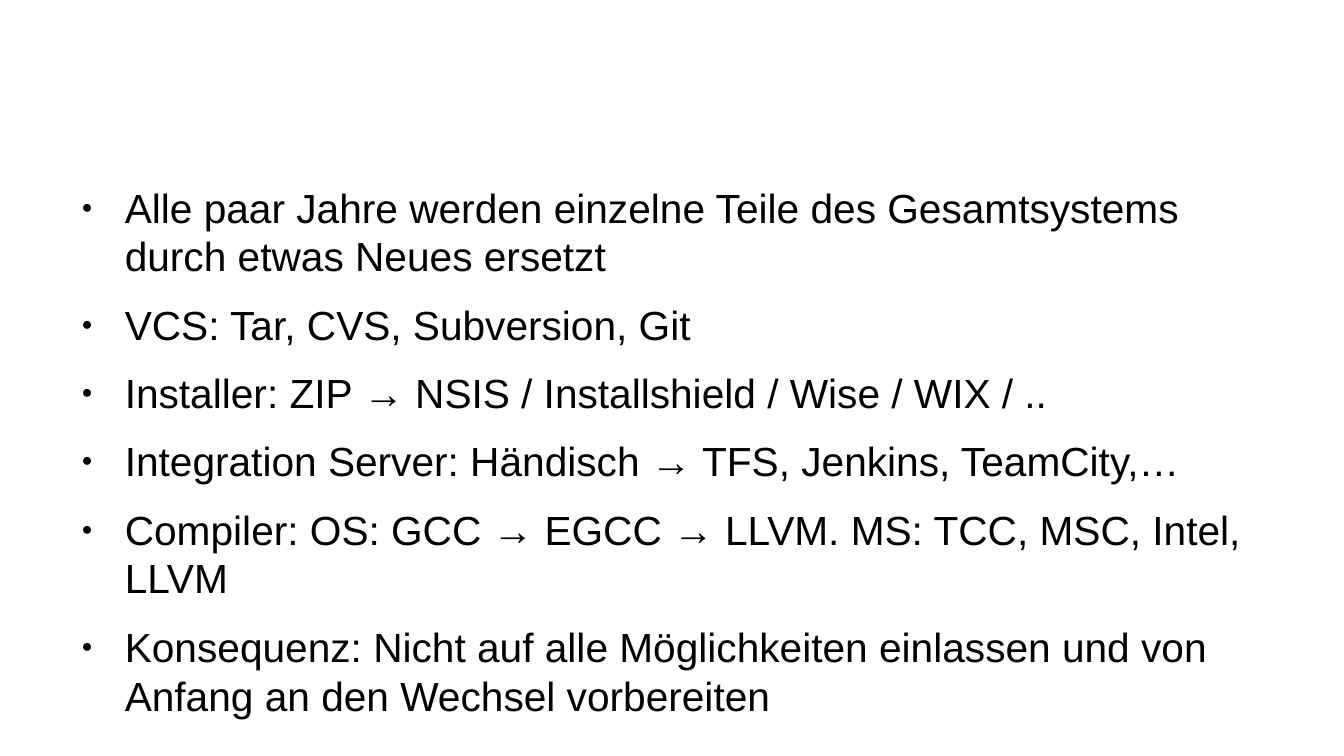
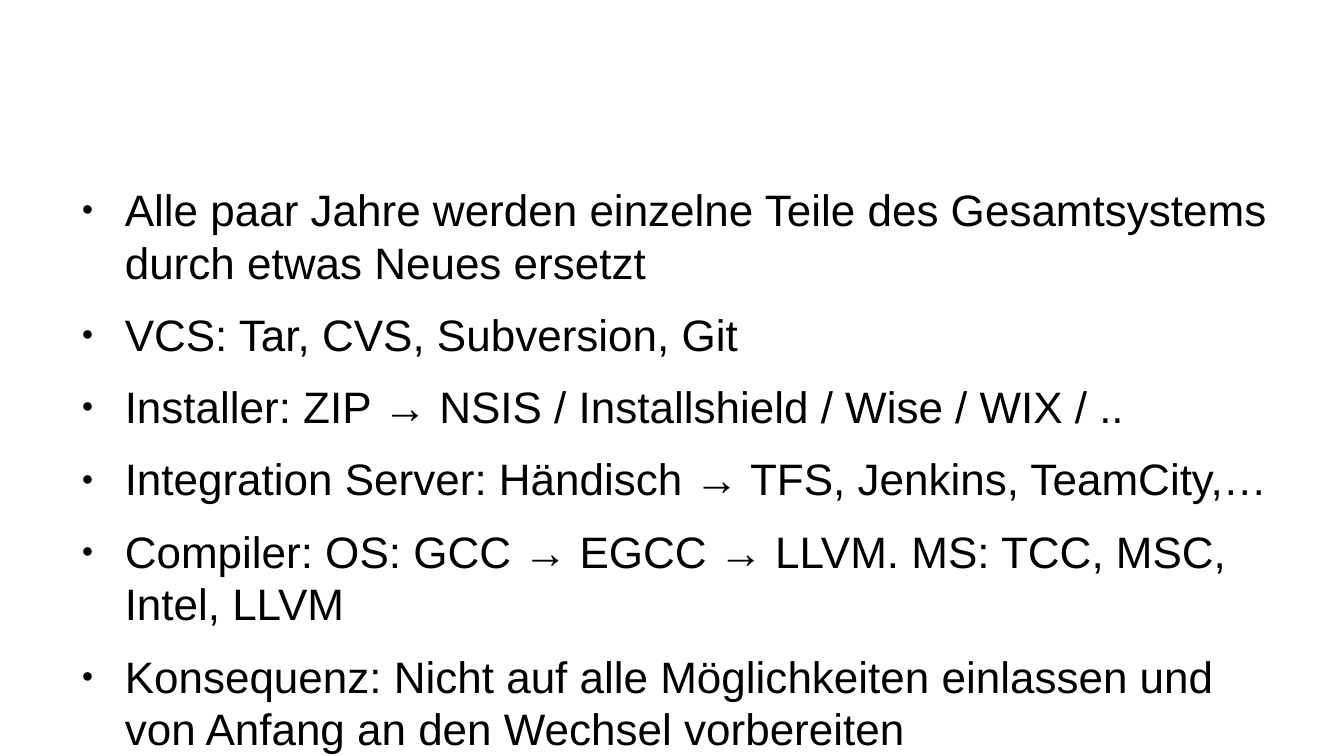
Before and after one commit to carstenkuckuk/CppUGBochum, a slide deck: slide 20 of doc/20180920_CppUGBochum_CI_Jenkins_CMake_GoogleTest.odp. Drawn at 1344x756 pixels with LibreOffice and Linux fonts; fonts in the diff are those of the drawing; background and template pictures are left out. Boxes give left, top, right and bottom in pixels: in the first picture for what was removed or moved away, otherwise in the second. Text is boxed around its words. In the diff, an @@ line names an element or a change of style, - is before the commit and + after.

```diff
--- a/doc/20180920_CppUGBochum_CI_Jenkins_CMake_GoogleTest.odp
+++ b/doc/20180920_CppUGBochum_CI_Jenkins_CMake_GoogleTest.odp
@@ text "Alle paar Jahre werden einzelne ..." at (x1=125, y1=194, x2=1267, y2=754): size 24.1 to 26 pt @@
```
Also in this commit, not shown: 13 other slides changed.
